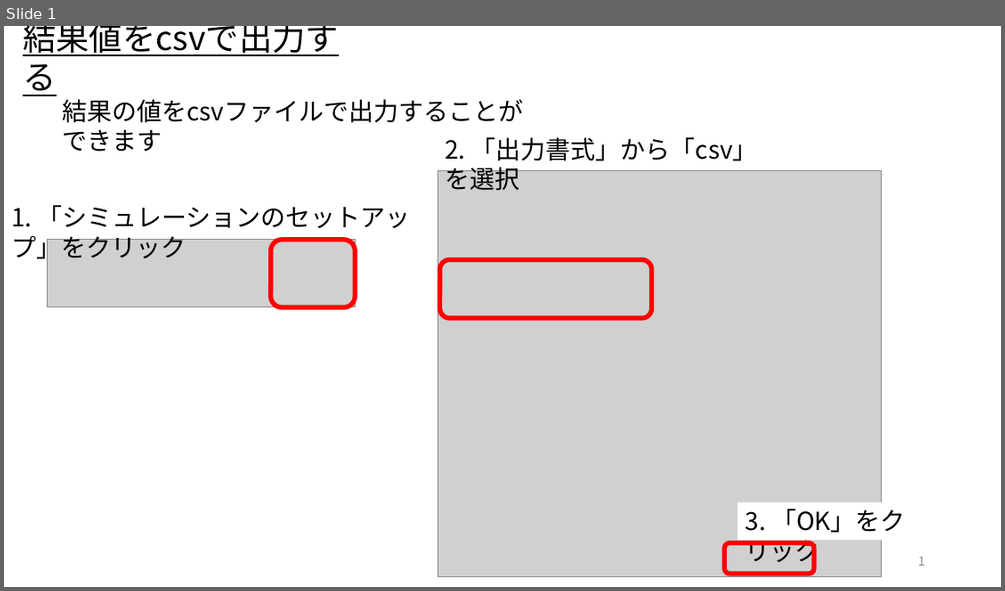
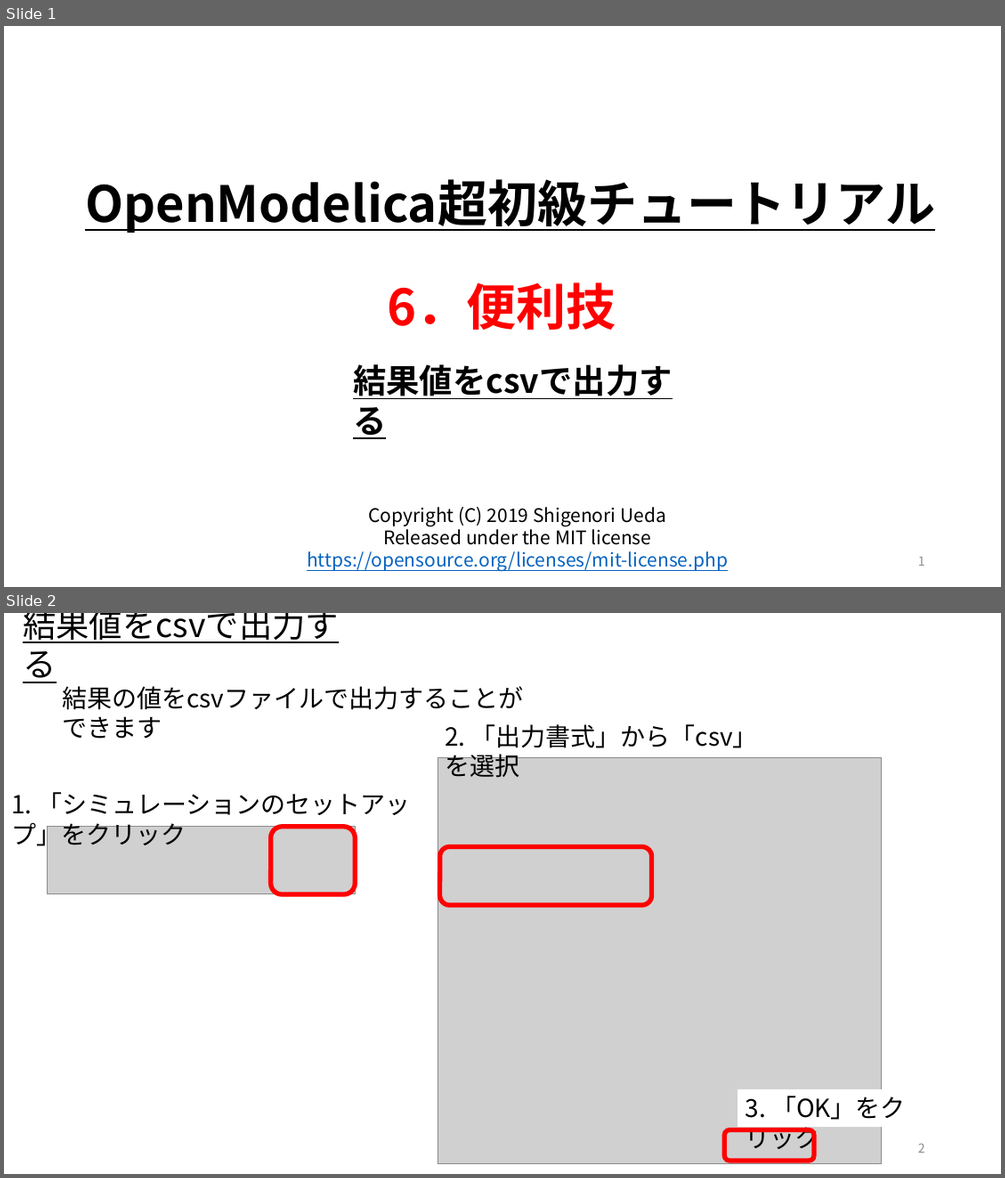
Before and after one commit to cubakija/OpenModelica_Tutorials_Ja, a slide deck: 6_Tips/02_ExportCSV/ExportCSV.pptx. Shown one above the other, each under a label of ours: slide 1 before the commit, slides 1 and 2 after it. The pictures are 1005x591 and 1005x1178 pixels, drawn with LibreOffice and Linux fonts; fonts in the diff are those of the drawing; grey boxes stand for pictures. Boxes give left, top, right and bottom in pixels: in the first picture for what was removed or moved away, otherwise in the second. Text is boxed around its words. In the diff, an @@ line names an element or a change of style, - is before the commit and + after.

```diff
--- a/6_Tips/02_ExportCSV/ExportCSV.pptx
+++ b/6_Tips/02_ExportCSV/ExportCSV.pptx
@@ slide 1 added at (x1=4, y1=26, x2=1001, y2=587), background #FFFFFF @@
@@ text added at (x1=85, y1=179, x2=935, y2=232), 48 pt, text #000000, bold, underline @@
+OpenModelica超初級チュートリアル
@@ text added at (x1=387, y1=282, x2=615, y2=329), 48 pt, text #FF0000, bold @@
+6．便利技
@@ text added at (x1=353, y1=364, x2=672, y2=399), 32 pt, text #000000, bold, underline @@
+結果値をcsvで出力する
@@ text added at (x1=307, y1=507, x2=728, y2=572), 18 pt, text #000000 @@
+Copyright (C) 2019 Shigenori Ueda
+Released under the MIT license
+https://opensource.org/licenses/mit-license.php
@@ page number added at (x1=918, y1=556, x2=925, y2=565), 12 pt, text #8C8C8C @@
+1
@@ what was slide 1 is now slide 2 @@
@@ page number at (x1=918, y1=1143, x2=925, y2=1152): text changed @@
-1
+2
```
Also in this commit, not shown: 2 other files.
